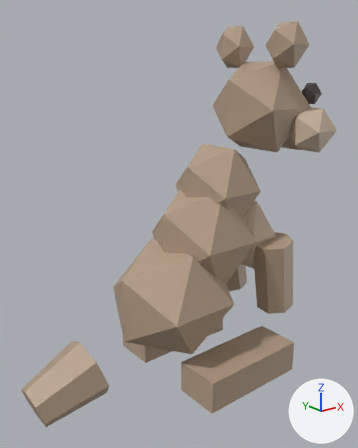
A saved change to the glTF model public/studio/v2.15.0/d_quokka/model.glb.
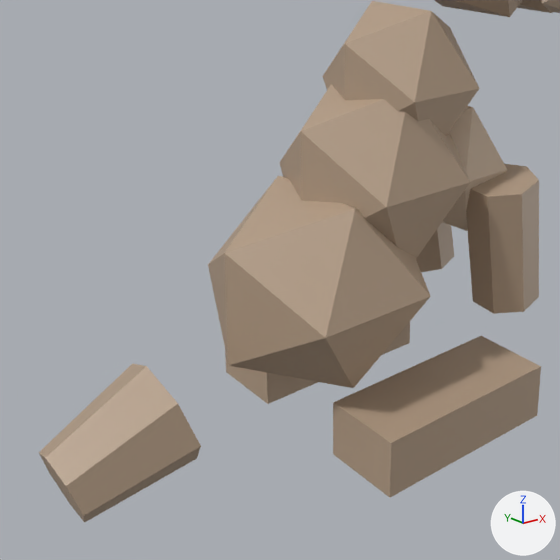
Each version appears first whole from a camera (50 mm lens) standing at (-6.36, -7.25, 6.16) and looking at (-0.46, 0.12, 3.21), and next in a close-up on the part from 0% to 85% of the width and 32% to 100% of the height. The axes (+X, +Y, +Z) are drawn at lower right. The lights are the same throughout. The first two pictures are the older version. Where no turn or scale is listed for an object, it has been applied to the vertices.

Objects in the first close-up: 'part0', 'part1', 'part13', 'part14', 'part15', 'part16', 'part17', 'part2', 'part3', 'part4' and 2 more.
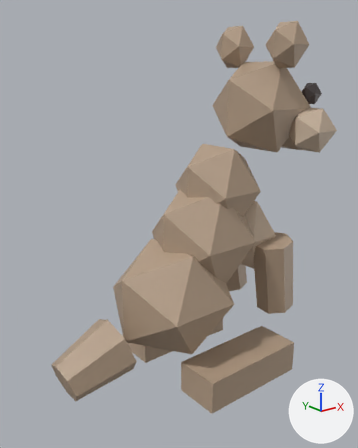
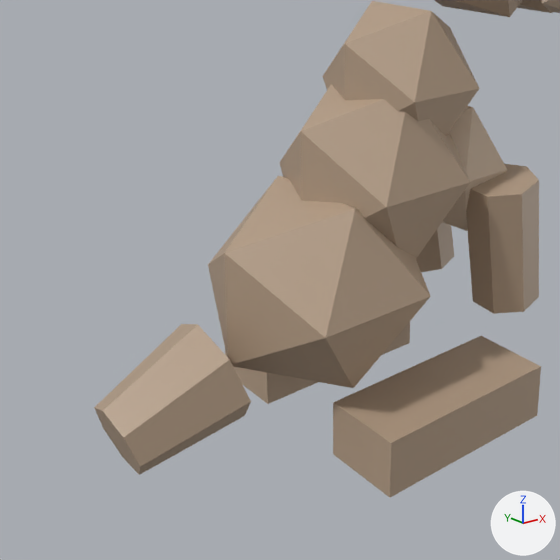
Boxes (x1, y1, x2, y2) around the edits, measured in the close-ups (560 x 560 px):
'part13', moved
    before: (39, 364, 201, 522)
    after: (94, 324, 251, 475)

What the commit changed:
me_geometry_13 is used by ob_part13; location (0.0, 0.0, 0.0).
me_geometry_13 had 16 vertices, 28 faces and spanned x -3.908..-2.477, y -0.579..0.579, z 0.194..1.482.
me_geometry_13 now has 16 vertices, 28 faces and spans x -3.319..-1.888, y -0.579..0.579, z 0.448..1.736.
me_geometry_13 part 1: the whole mesh is moved by (0.589, 0.0, 0.254).
